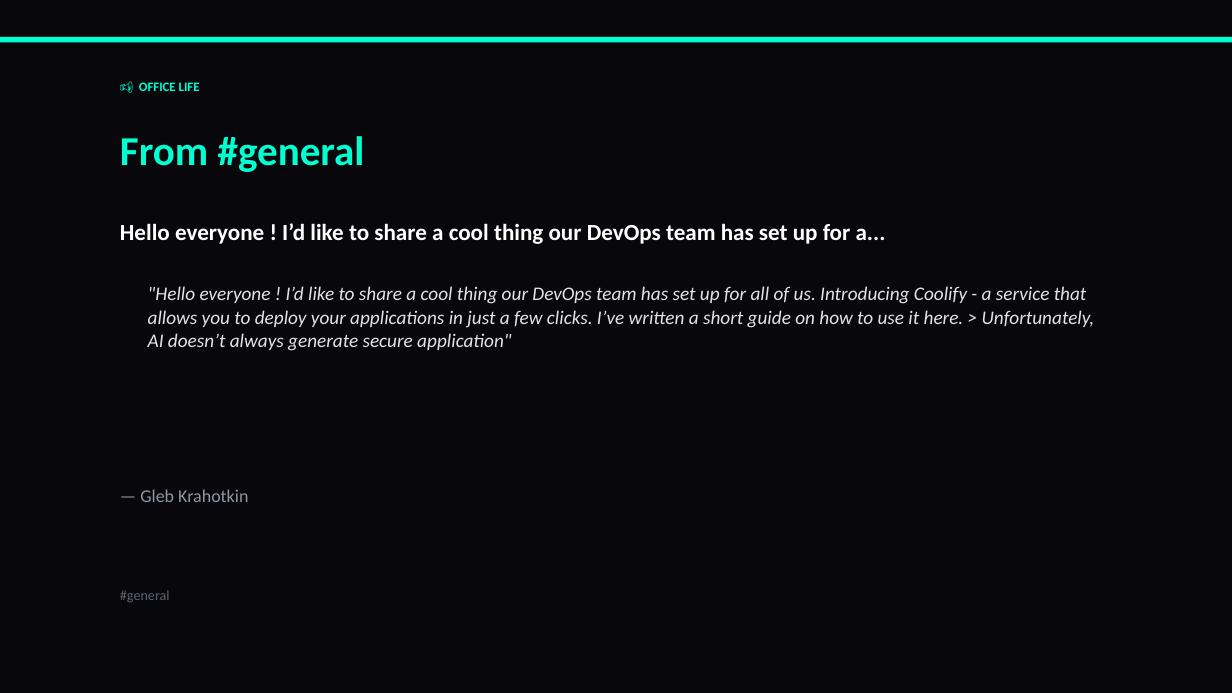
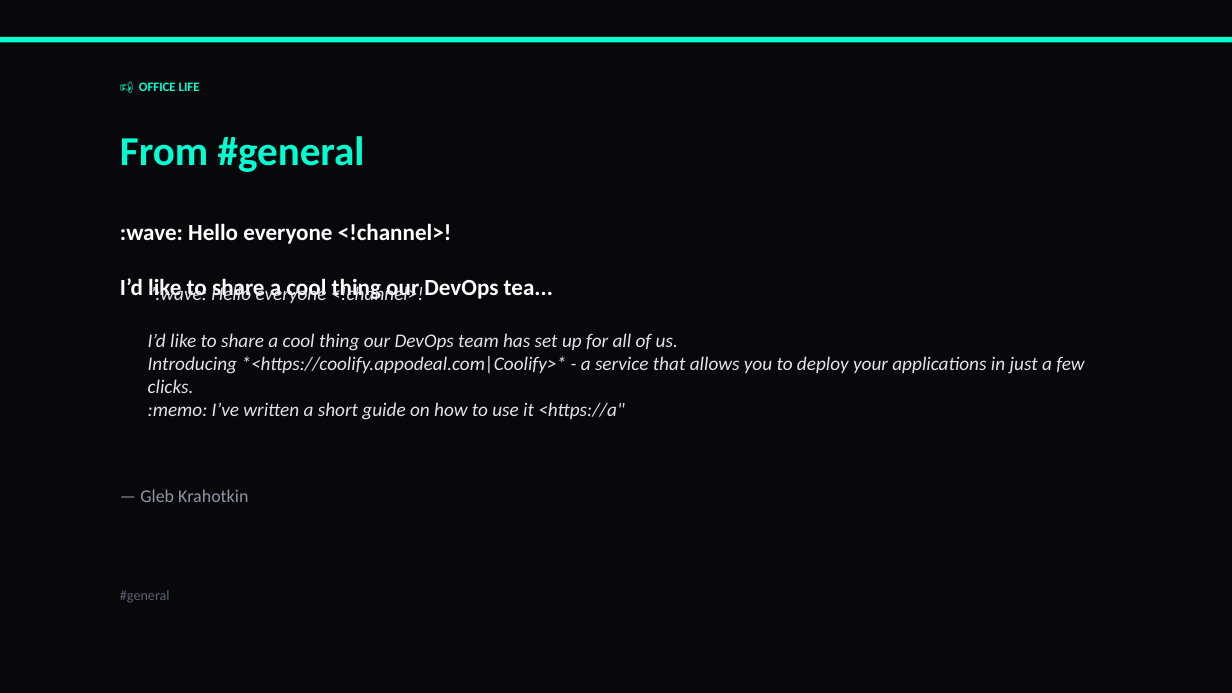
Before and after one commit to liliyagarifullina-maker/appodeal-pulse, a slide deck: slide 22 of data/archive/pulse_2026-03-13.pptx (slide 3 before the commit). Drawn at 1232x693 pixels with LibreOffice and Linux fonts; fonts in the diff are those of the drawing. Boxes give left, top, right and bottom in pixels: in the first picture for what was removed or moved away, otherwise in the second. Text is boxed around its words. In the diff, an @@ line names an element or a change of style, - is before the commit and + after.

```diff
--- a/data/archive/pulse_2026-03-13.pptx
+++ b/data/archive/pulse_2026-03-13.pptx
@@ text at (x1=120, y1=223, x2=454, y2=351): text changed @@
-Hello everyone ! I’d like to share a cool thing our DevOps team has set up for a...
+:wave: Hello everyone <!channel>!
+I’d like to share a cool thing our DevOps tea...
@@ text at (x1=148, y1=278, x2=1084, y2=420): text changed @@
-"Hello everyone ! I’d like to share a cool thing our DevOps team has set up for all of us. Introducing Coolify - a service that allows you to deploy your applications in just a few clicks. I’ve written a short guide on how to use it here. > Unfortunately, AI doesn’t always generate secure application"
+":wave: Hello everyone <!channel>!
+I’d like to share a cool thing our DevOps team has set up for all of us.
+Introducing *<https://coolify.appodeal.com|Coolify>* - a service that allows you to deploy your applications in just a few clicks.
+:memo: I’ve written a short guide on how to use it <https://a"
```
Also in this commit, not shown: 1 other slide changed, 21 slides added, 4 slides removed.
